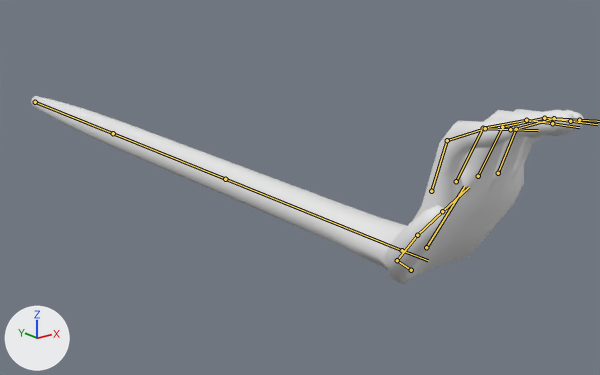
A saved change to the FBX model Assets/Models/TelekineticHand/TelekineticHand.fbx.
Before and after are seen from a 50 mm lens placed at (-3.58, -9.44, 1.95), pointed at (0.49, -4.36, -0.08). Arrows for +X, +Y and +Z are at lower left; the lights stay in place. Both versions are drawn at frame 19 of the action 'Armature|Open_Idle'; the numbers are the values there. The bones that bend it are drawn over the model as lines.

Objects in the first picture: 'Arm'.
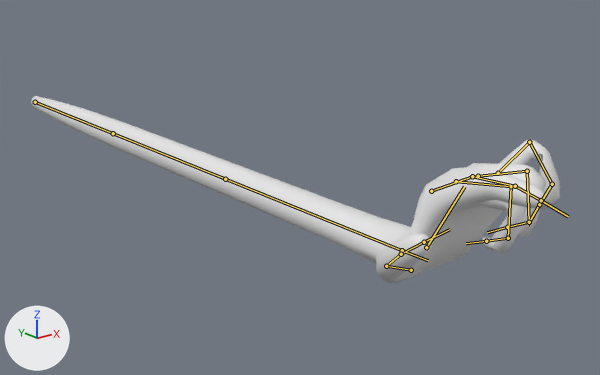
The change, as a diff of the scene's bpy script:
```diff
--- a/Assets/Models/TelekineticHand/TelekineticHand.fbx.py
+++ b/Assets/Models/TelekineticHand/TelekineticHand.fbx.py
@@ bone_finger_pinky_1 @@
 bone_finger_pinky_1 = bpy.data.objects['Armature'].pose.bones['Finger_Pinky.1']  # child of 'Hand'
-bone_finger_pinky_1.rotation_quaternion = (0.99, -0.14, 0.0, 0.0)  # degrees (-16, 0, 0)
+bone_finger_pinky_1.rotation_quaternion = (0.999, 0.05, 0.0, 0.0)  # degrees (6, 0, 0)
@@ bone_finger_pinky_2 @@
 bone_finger_pinky_2 = bpy.data.objects['Armature'].pose.bones['Finger_Pinky.2']  # child of 'Finger_Pinky.1'
-bone_finger_pinky_2.rotation_quaternion = (0.919, 0.394, 0.0, 0.0)  # degrees (46, 0, 0)
+bone_finger_pinky_2.rotation_quaternion = (0.662, 0.749, 0.0, 0.0)  # degrees (97, 0, 0)
@@ bone_finger_pinky_3 @@
 bone_finger_pinky_3 = bpy.data.objects['Armature'].pose.bones['Finger_Pinky.3']  # child of 'Finger_Pinky.2'
-bone_finger_pinky_3.rotation_quaternion = (0.995, 0.097, 0.0, 0.0)  # degrees (11, 0, 0)
+bone_finger_pinky_3.rotation_quaternion = (0.857, 0.516, 0.0, 0.0)  # degrees (62, 0, 0)
@@ bone_finger_ring_1 @@
 bone_finger_ring_1 = bpy.data.objects['Armature'].pose.bones['Finger_Ring.1']  # child of 'Hand'
-bone_finger_ring_1.rotation_quaternion = (0.996, -0.091, 0.0, 0.0)  # degrees (-10, 0, 0)
+bone_finger_ring_1.rotation_quaternion = (0.947, 0.32, 0.0, 0.0)  # degrees (37, 0, 0)
@@ bone_finger_ring_2 @@
 bone_finger_ring_2 = bpy.data.objects['Armature'].pose.bones['Finger_Ring.2']  # child of 'Finger_Ring.1'
-bone_finger_ring_2.rotation_quaternion = (0.927, 0.374, 0.0, 0.0)  # degrees (44, 0, 0)
+bone_finger_ring_2.rotation_quaternion = (0.654, 0.756, 0.0, 0.0)  # degrees (98, 0, 0)
@@ bone_finger_ring_3 @@
 bone_finger_ring_3 = bpy.data.objects['Armature'].pose.bones['Finger_Ring.3']  # child of 'Finger_Ring.2'
-bone_finger_ring_3.rotation_quaternion = (0.995, 0.097, 0.0, 0.0)  # degrees (11, 0, 0)
+bone_finger_ring_3.rotation_quaternion = (0.84, 0.543, 0.0, 0.0)  # degrees (66, 0, 0)
@@ bone_finger_middle_1 @@
 bone_finger_middle_1 = bpy.data.objects['Armature'].pose.bones['Finger_Middle.1']  # child of 'Hand'
-bone_finger_middle_1.rotation_quaternion = (0.997, -0.077, 0.0, 0.0)  # degrees (-9, 0, 0)
+bone_finger_middle_1.rotation_quaternion = (0.92, 0.391, 0.0, 0.0)  # degrees (46, 0, 0)
@@ bone_finger_middle_2 @@
 bone_finger_middle_2 = bpy.data.objects['Armature'].pose.bones['Finger_Middle.2']  # child of 'Finger_Middle.1'
-bone_finger_middle_2.rotation_quaternion = (0.93, 0.368, 0.0, 0.0)  # degrees (43, 0, 0)
+bone_finger_middle_2.rotation_quaternion = (0.671, 0.741, 0.0, 0.0)  # degrees (96, 0, 0)
@@ bone_finger_middle_3 @@
 bone_finger_middle_3 = bpy.data.objects['Armature'].pose.bones['Finger_Middle.3']  # child of 'Finger_Middle.2'
-bone_finger_middle_3.rotation_quaternion = (0.995, 0.097, 0.0, 0.0)  # degrees (11, 0, 0)
+bone_finger_middle_3.rotation_quaternion = (0.847, 0.532, 0.0, 0.0)  # degrees (64, 0, 0)
@@ bone_finger_pointer_1 @@
 bone_finger_pointer_1 = bpy.data.objects['Armature'].pose.bones['Finger_Pointer.1']  # child of 'Hand'
-bone_finger_pointer_1.rotation_quaternion = (0.987, -0.163, 0.0, 0.0)  # degrees (-19, 0, 0)
+bone_finger_pointer_1.rotation_quaternion = (0.973, 0.232, 0.0, 0.0)  # degrees (27, 0, 0)
@@ bone_finger_pointer_2 @@
 bone_finger_pointer_2 = bpy.data.objects['Armature'].pose.bones['Finger_Pointer.2']  # child of 'Finger_Pointer.1'
-bone_finger_pointer_2.rotation_quaternion = (0.915, 0.403, 0.0, 0.0)  # degrees (48, 0, 0)
+bone_finger_pointer_2.rotation_quaternion = (0.98, 0.2, 0.0, 0.0)  # degrees (23, 0, 0)
@@ bone_thumb_1 @@
 bone_thumb_1 = bpy.data.objects['Armature'].pose.bones['Thumb.1']  # child of 'Hand'
-bone_thumb_1.rotation_quaternion = (0.996, 0.085, -0.029, 0.005)  # degrees (10, -3, 0)
+bone_thumb_1.rotation_quaternion = (0.974, 0.081, -0.202, 0.061)  # degrees (8, -24, 5)
@@ bone_thumb_2 @@
 bone_thumb_2 = bpy.data.objects['Armature'].pose.bones['Thumb.2']  # child of 'Thumb.1'
-bone_thumb_2.rotation_quaternion = (0.977, 0.0, 0.0, -0.213)  # degrees (0, 0, -25)
+bone_thumb_2.rotation_quaternion = (0.986, 0.0, 0.0, -0.168)  # degrees (0, 0, -19)
```

What differs and where, as boxes (x1, y1, x2, y2) in the pictures (600 x 375 px):
'Arm', posed
    before: (31, 96, 584, 284)
    after: (31, 96, 560, 283)
bone 'Finger_Pinky.1', root to tip
    before: (498, 173) to (516, 129)
    after: (498, 173) to (529, 142)
bone 'Finger_Pinky.2', root to tip
    before: (516, 129) to (554, 118)
    after: (529, 142) to (552, 184)
bone 'Finger_Pinky.3', root to tip
    before: (554, 118) to (579, 120)
    after: (552, 184) to (539, 204)
bone 'Finger_Ring.1', root to tip
    before: (478, 176) to (502, 127)
    after: (478, 176) to (527, 171)
bone 'Finger_Ring.2', root to tip
    before: (502, 127) to (544, 118)
    after: (527, 171) to (529, 222)
bone 'Finger_Ring.3', root to tip
    before: (544, 118) to (570, 121)
    after: (529, 222) to (507, 227)
bone 'Finger_Middle.1', root to tip
    before: (456, 181) to (483, 128)
    after: (456, 181) to (511, 186)
bone 'Finger_Middle.2', root to tip
    before: (483, 128) to (526, 120)
    after: (511, 186) to (508, 238)
bone 'Finger_Middle.3', root to tip
    before: (526, 120) to (552, 123)
    after: (508, 238) to (486, 241)
bone 'Finger_Pointer.1', root to tip
    before: (431, 191) to (447, 140)
    after: (431, 191) to (472, 176)
bone 'Finger_Pointer.2', root to tip
    before: (447, 140) to (485, 128)
    after: (472, 176) to (515, 186)
bone 'Thumb.1', root to tip
    before: (411, 270) to (397, 260)
    after: (411, 270) to (386, 266)
bone 'Thumb.2', root to tip
    before: (397, 260) to (417, 235)
    after: (386, 266) to (401, 254)
